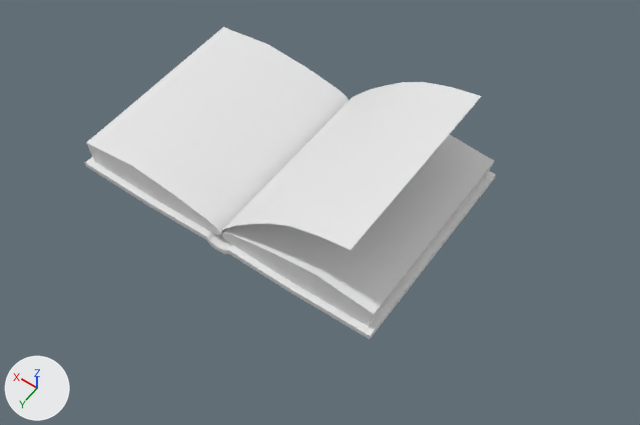
An edit to the Blender file Blender Projects/Weapon_Grimoire_WIP.blend, drawn before and after from the same camera.
Rendered twice from a 50 mm camera at (-3.41, 4.28, 6.31) aimed at (-0.55, 0.28, 0.01). Lighting does not change. The marker at lower left points along +X, +Y and +Z. The picture after the commit comes second.

The first picture shows 'Book Main', 'Rig Page temp'.
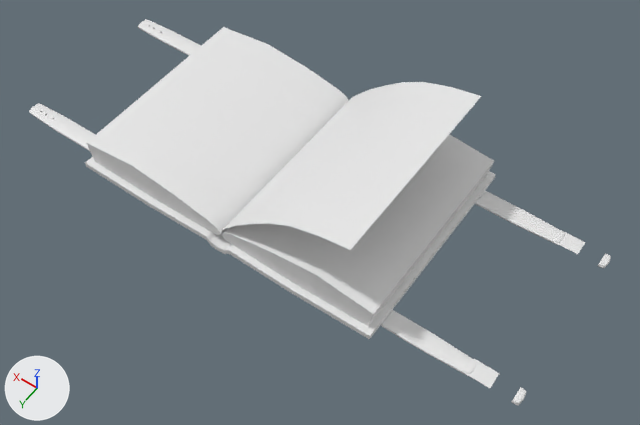
Location of each change, (x1, y1, x2, y2) in pixels of the pictures (640 x 425 px):
```json
{"object": "Buckles", "change": "reshaped", "after": [380, 191, 611, 405], "on screen": "not visible before"}
{"object": "Straps", "change": "added", "after": [29, 19, 201, 151]}
{"object": "claspCard 2", "change": "added", "after": [464, 359, 500, 388]}
{"object": "claspCard 1", "change": "added", "after": [554, 230, 586, 254]}
{"part": 1, "of": "me_cube", "change": "built on", "after": [380, 191, 611, 405]}
```

Edits to the scene script, one JSON object a line:
```json
{"block": "me_cube", "where": "# used by ob_buckles; location = (-1.37, -0.797, -0.102); scale = (0.119, 0.119, 0.0349)"}
{"op": "remove", "block": "me_cube", "code": "me_cube.from_pydata(...)  # 8 vertices, 6 faces; spans x -1.0..1.0, y -1.0..1.0, z -1.0..1.0"}
{"op": "add", "block": "me_cube", "code": "me_cube.from_pydata(...)  # 195 vertices, 186 faces; spans x -12.81..1.77, y -1.0..1.0, z -0.66..1.17"}
{"block": "me_cube", "change": "me_cube part 1: the whole mesh is rebuilt"}
{"block": "me_cube", "change": "me_cube part 2: the surface is now shaded smooth"}
{"op": "add", "block": "me_cube_003", "code": ["me_cube_003 = bpy.data.meshes.new('Cube.003')", "me_cube_003.from_pydata(...)  # 176 vertices, 172 faces; spans x -10.49..1.77, y -1.0..1.0, z -0.66..1.0", "me_cube_003.polygons.foreach_set('use_smooth', [True] * 172)"]}
{"op": "add", "block": "me_plane_001", "code": ["me_plane_001 = bpy.data.meshes.new('Plane.001')", "me_plane_001.from_pydata([(-1.0, -1.0, 0.11), (1.0, -1.0, 0.11), (-1.0, 1.0, 0.11), (1.0, 1.0, 0.11), (-1.0, 0.0, 0.0), (1.0, 0.0, 0.03), (0.0, -1.0, 0.11), (0.0, 1.0, 0.11), (0.0, 0.0, 0.0)], [], [(8, 5, 3, 7), (6, 1, 5, 8), (0, 6, 8, 4), (4, 8, 7, 2)])", "me_plane_001.polygons.foreach_set('use_smooth', [True] * 4)"]}
{"op": "add", "block": "ob_straps", "code": ["ob_straps = bpy.data.objects.new('Straps', me_cube_003)", "ob_straps.location = (1.382, -0.797, -0.102)", "ob_straps.rotation_euler = (0.0, 0.0, -3.142)  # degrees (0, 0, -180)", "ob_straps.scale = (0.119, 0.119, 0.0349)", "_m = ob_straps.modifiers.new('Mirror', 'MIRROR')", "_m.mirror_object = ob_book_main"]}
{"op": "add", "block": "ob_claspcard_2", "code": ["ob_claspcard_2 = bpy.data.objects.new('claspCard 2', me_plane_001)", "ob_claspcard_2.location = (-2.511, 0.795, -0.069)", "ob_claspcard_2.scale = (-0.117, -0.0803, -0.0803)"]}
{"op": "add", "block": "ob_claspcard_1", "code": ["ob_claspcard_1 = bpy.data.objects.new('claspCard 1', me_plane_001.copy())", "ob_claspcard_1.location = (-2.511, -0.795, -0.069)", "ob_claspcard_1.scale = (-0.117, -0.0803, -0.0803)"]}
```
